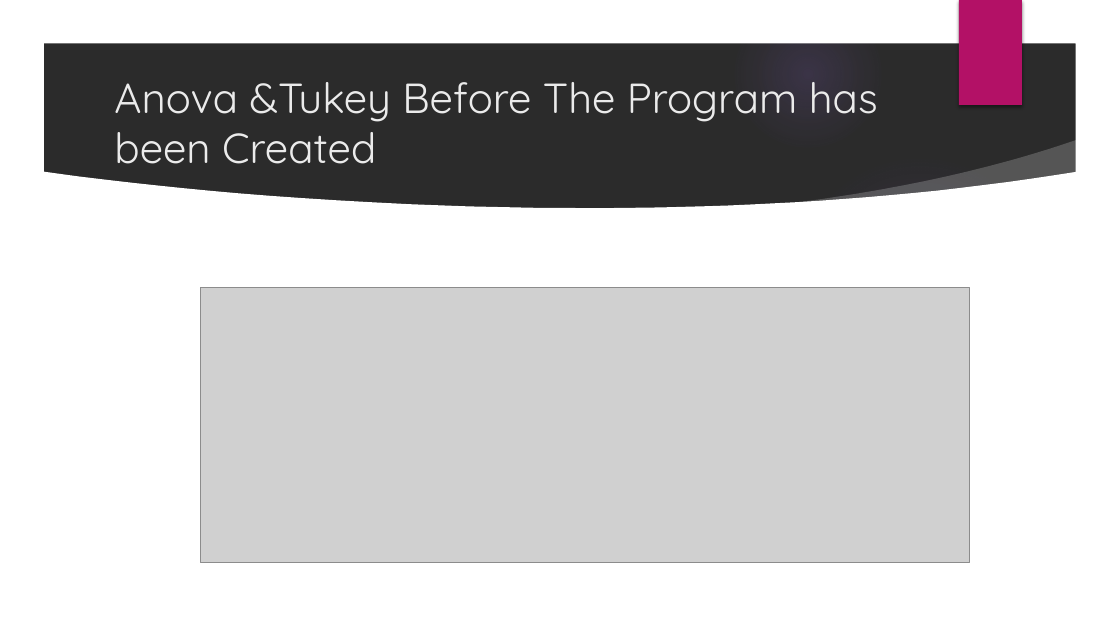
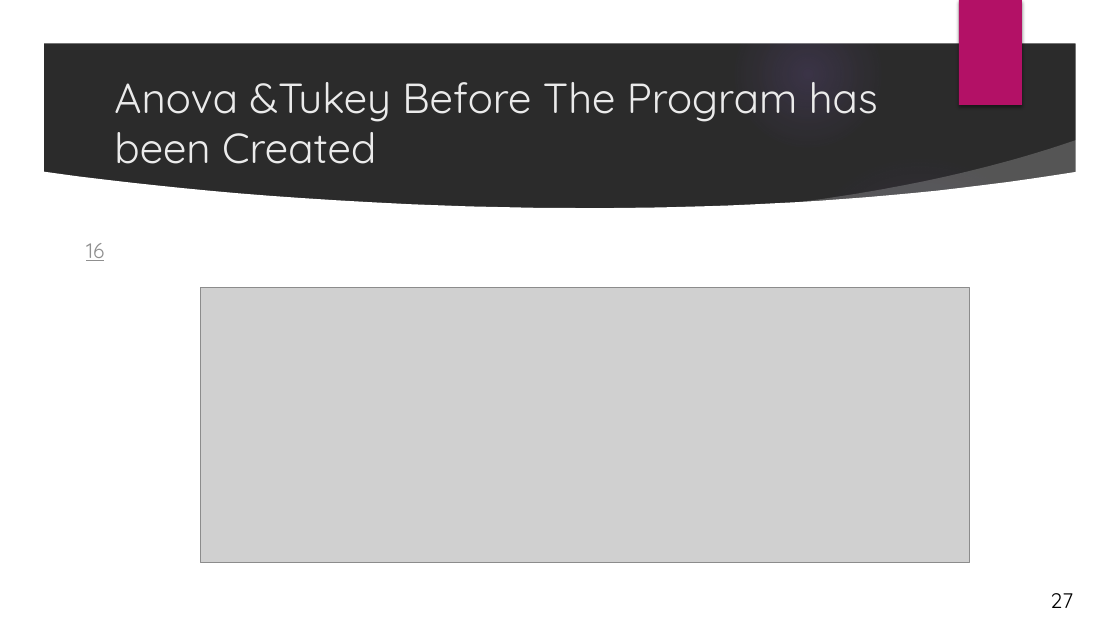
Before and after one commit to tyrand3/HCI-Budgeting, a slide deck: slide 29 of PPTHCiBudgeting.pptx (slide 19 before the commit). Drawn at 1120x630 pixels with LibreOffice and Linux fonts; fonts in the diff are those of the drawing; grey boxes stand for pictures; background and template pictures are left out; a plain dark background stands for a picture behind light text. Boxes give left, top, right and bottom in pixels: in the first picture for what was removed or moved away, otherwise in the second. Text is boxed around its words. In the diff, an @@ line names an element or a change of style, - is before the commit and + after.

```diff
--- a/PPTHCiBudgeting.pptx
+++ b/PPTHCiBudgeting.pptx
@@ text added at [86,243,104,261], 18 pt, text #8F8F8F, underline @@
+16
@@ text added at [1050,593,1073,608], 18 pt, text #000000 @@
+27
```
Also in this commit, not shown: 19 other slides changed, 14 slides added, 5 other files.
